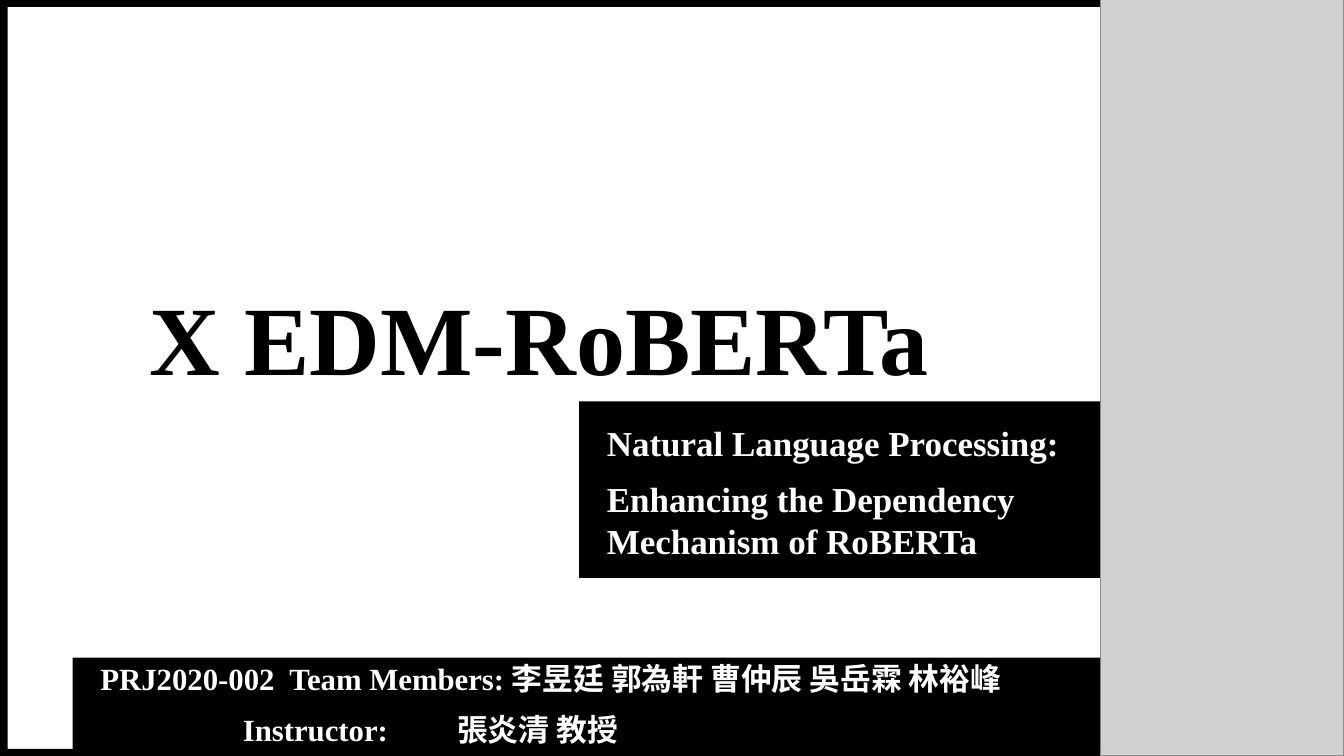
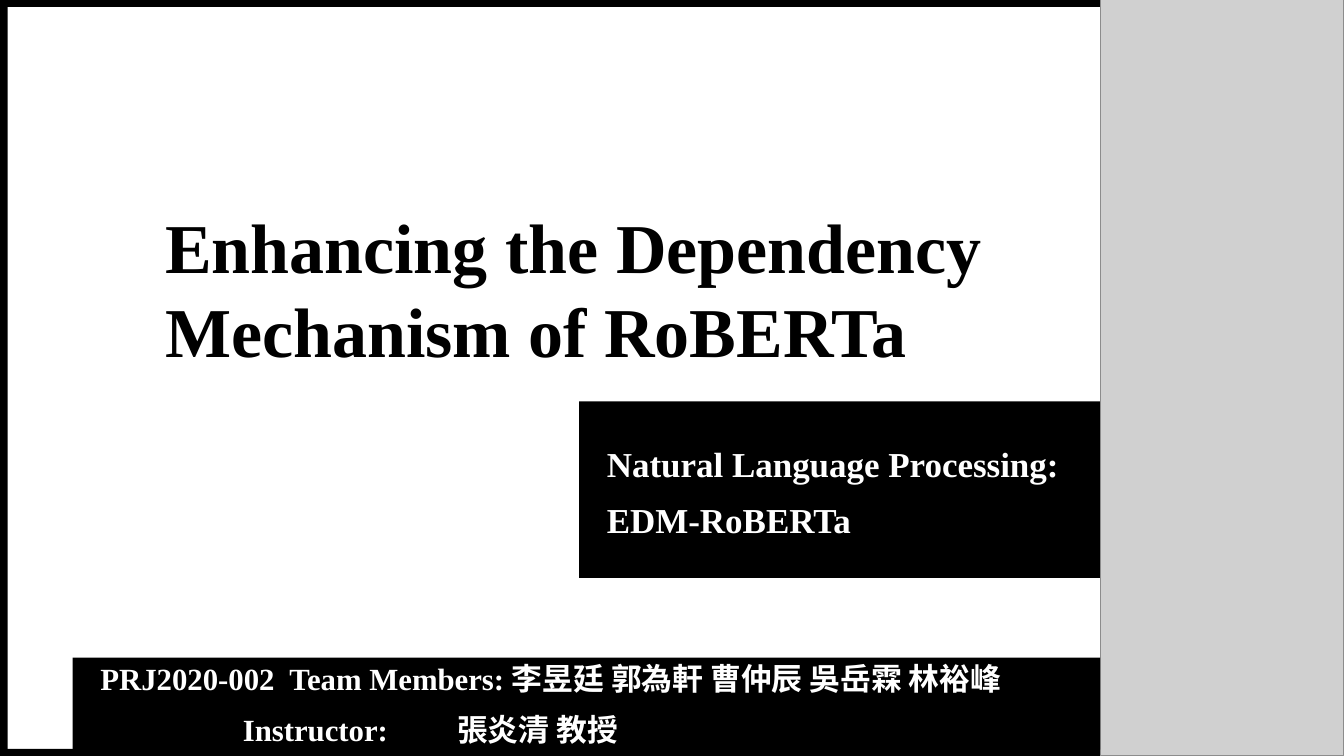
Before and after one commit to theQuert/inlpfun, a slide deck: slide 1 of Lab/REP.pptx. Drawn at 1344x756 pixels with LibreOffice and Linux fonts; fonts in the diff are those of the drawing; grey boxes stand for pictures. Boxes give left, top, right and bottom in pixels: in the first picture for what was removed or moved away, otherwise in the second. Text is boxed around its words. In the diff, an @@ line names an element or a change of style, - is before the commit and + after.

```diff
--- a/Lab/REP.pptx
+++ b/Lab/REP.pptx
@@ text at bbox=[165, 224, 981, 358]: text changed; size 70 to 50 pt @@
-X EDM-RoBERTa
+Enhancing the Dependency
+Mechanism of RoBERTa
@@ subtitle at bbox=[607, 510, 851, 534]: text changed @@
-Enhancing the Dependency Mechanism of RoBERTa
+EDM-RoBERTa
```
Also in this commit, not shown: 16 other slides changed, 2 other files.
